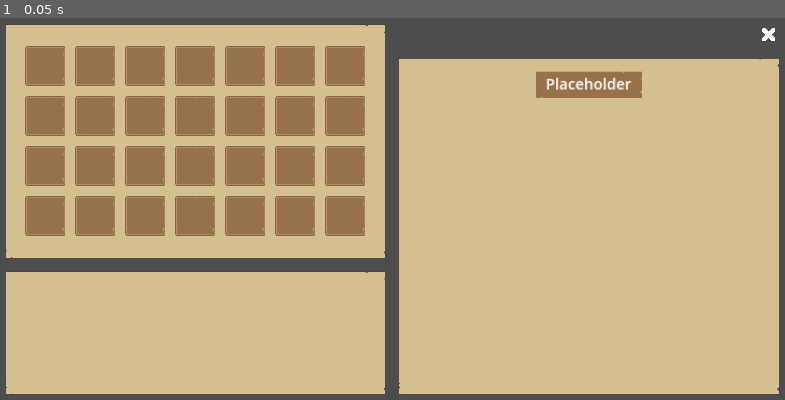
Above: before the commit, frame 1.
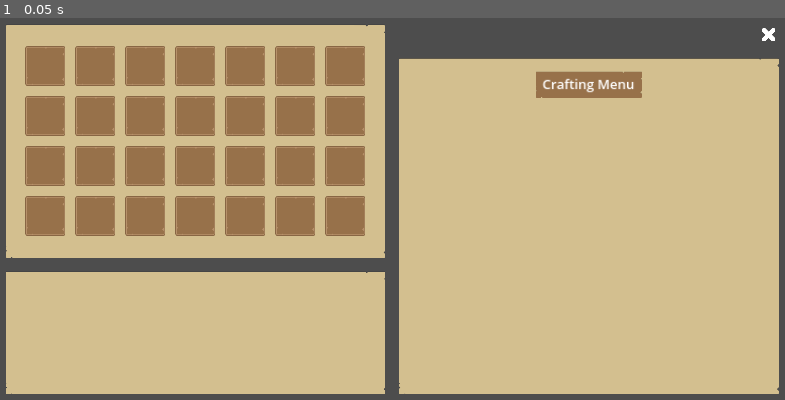
Above: after the commit, the same moment.

Repository: afarber/SurvivalGame
Game: Godot game, scene res://bulletins/player_menus/crafting_menu.tscn
Two runs of this game, one before a commit and one after it. Both use one fixed random seed, a clock stepped at 60 frames per second and the inputs below. This scene is started directly instead of the project's main scene.
Inputs:
- Up to frame 1 (0.05 s): no input

The runs differ from the first frame. In frame 1, 0.2% of the frame differs, in the area x 69-81%, y 15-20%.

Commit message:
Freeze player when crafting menu is shown

Diff:
--- a/actors/player/player.gd
+++ b/actors/player/player.gd
@@ -11,6 +11,16 @@
 
 @onready var head: Node3D = $Head
 @onready var interaction_ray_cast: RayCast3D = $Head/InteractionRayCast
+
+func _enter_tree() -> void:
+	EventSystem.PLY_freeze_player.connect(set_freeze.bind(true))
+	EventSystem.PLY_unfreeze_player.connect(set_freeze.bind(false))
+
+func set_freeze(freeze: bool) -> void:
+	set_process(!freeze)
+	set_physics_process(!freeze)
+	set_process_input(!freeze)
+	set_process_unhandled_key_input(!freeze)
 
 func _ready() -> void:
 	Input.set_mouse_mode(Input.MOUSE_MODE_CAPTURED)
--- a/bulletins/player_menus/crafting_menu.tscn
+++ b/bulletins/player_menus/crafting_menu.tscn
@@ -3,3 +3,7 @@
 [ext_resource type="PackedScene" uid="uid://wrug1fa8nn3u" path="res://bulletins/player_menus/player_menu_base.tscn" id="1_exunu"]
 
 [node name="CraftingMenu" instance=ExtResource("1_exunu")]
+
+[node name="Label" parent="MarginContainer/HBoxContainer/VBoxContainer/UtilityNinePatchRect/MarginContainer/VBoxContainer/NinePatchRect" index="0"]
+theme_override_font_sizes/font_size = 32
+text = "Crafting Menu"
--- a/bulletins/player_menus/player_menu_base.gd
+++ b/bulletins/player_menus/player_menu_base.gd
@@ -1,8 +1,10 @@
 extends Bulletin
 
 func _ready() -> void:
+	EventSystem.PLY_freeze_player.emit()
 	Input.set_mouse_mode(Input.MOUSE_MODE_VISIBLE)
 
 func close() -> void:
+	EventSystem.PLY_unfreeze_player.emit()
 	Input.set_mouse_mode(Input.MOUSE_MODE_CAPTURED)
 	EventSystem.BUL_destroy_bulletin.emit(BulletinConfig.Keys.CraftingMenu)
--- a/game/event_system.gd
+++ b/game/event_system.gd
@@ -4,3 +4,6 @@
 signal BUL_destroy_bulletin
 
 signal INV_try_to_pickup_item
+
+signal PLY_freeze_player
+signal PLY_unfreeze_player
